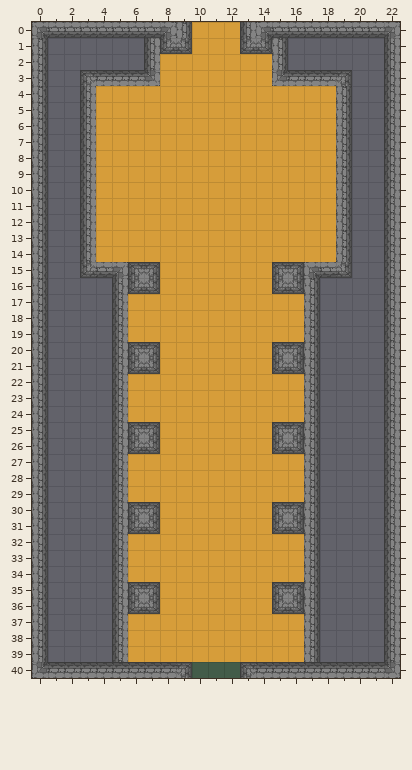
Two states of a Tiled map, assets/data/ruin_hall.tmx. The picture above is the old version.
Cells are 16x16 px. Shown: x 0..22, y 0..40.
Now the later version:
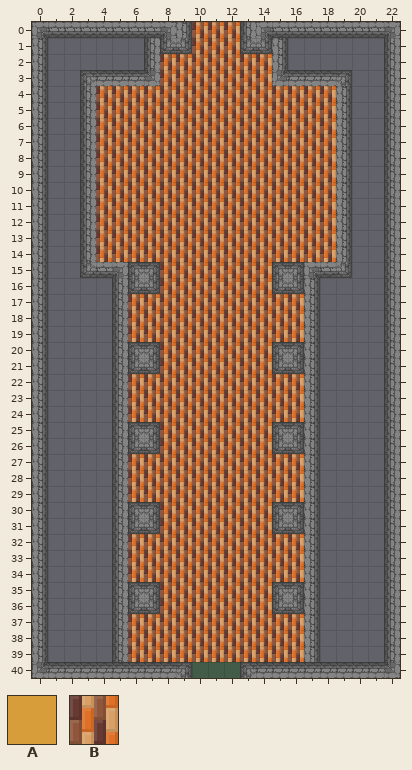
Key: from "tileset.png": A 3, B 4.
_ is an empty cell.
Changes in this commit:
Layer "base":
y 0..1: x 10..12 AAA -> BBB
y 2..3: x 8..14 AAAAAAA -> BBBBBBB
y 4..14: x 4..18 AAAAAAAAAAAAAAA -> BBBBBBBBBBBBBBB
y 15..16: x 8..14 AAAAAAA -> BBBBBBB
y 17..19: x 6..16 AAAAAAAAAAA -> BBBBBBBBBBB
y 20..21: x 8..14 AAAAAAA -> BBBBBBB
y 22..24: x 6..16 AAAAAAAAAAA -> BBBBBBBBBBB
y 25..26: x 8..14 AAAAAAA -> BBBBBBB
y 27..29: x 6..16 AAAAAAAAAAA -> BBBBBBBBBBB
y 30..31: x 8..14 AAAAAAA -> BBBBBBB
y 32..34: x 6..16 AAAAAAAAAAA -> BBBBBBBBBBB
y 35..36: x 8..14 AAAAAAA -> BBBBBBB
y 37..39: x 6..16 AAAAAAAAAAA -> BBBBBBBBBBB
Changed places in both pictures, as pixel boxes (x1, y1, x2, y2):
changed: (96, 22, 336, 662)
